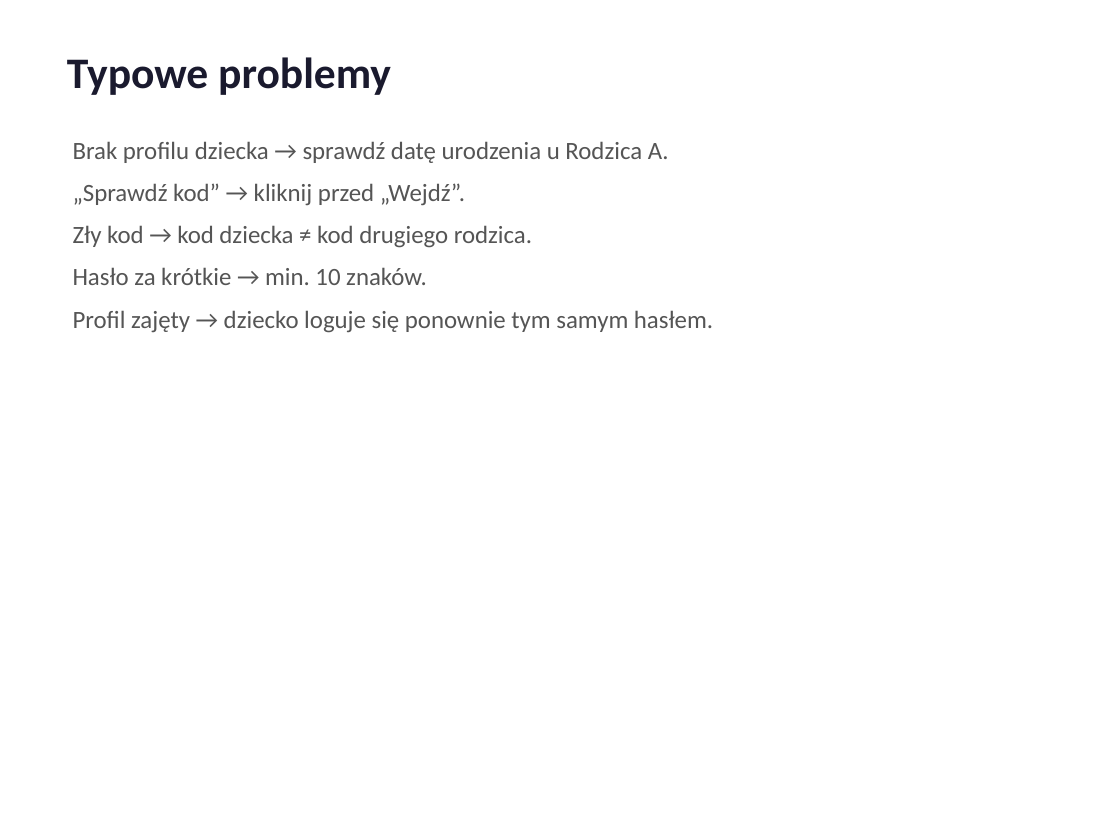
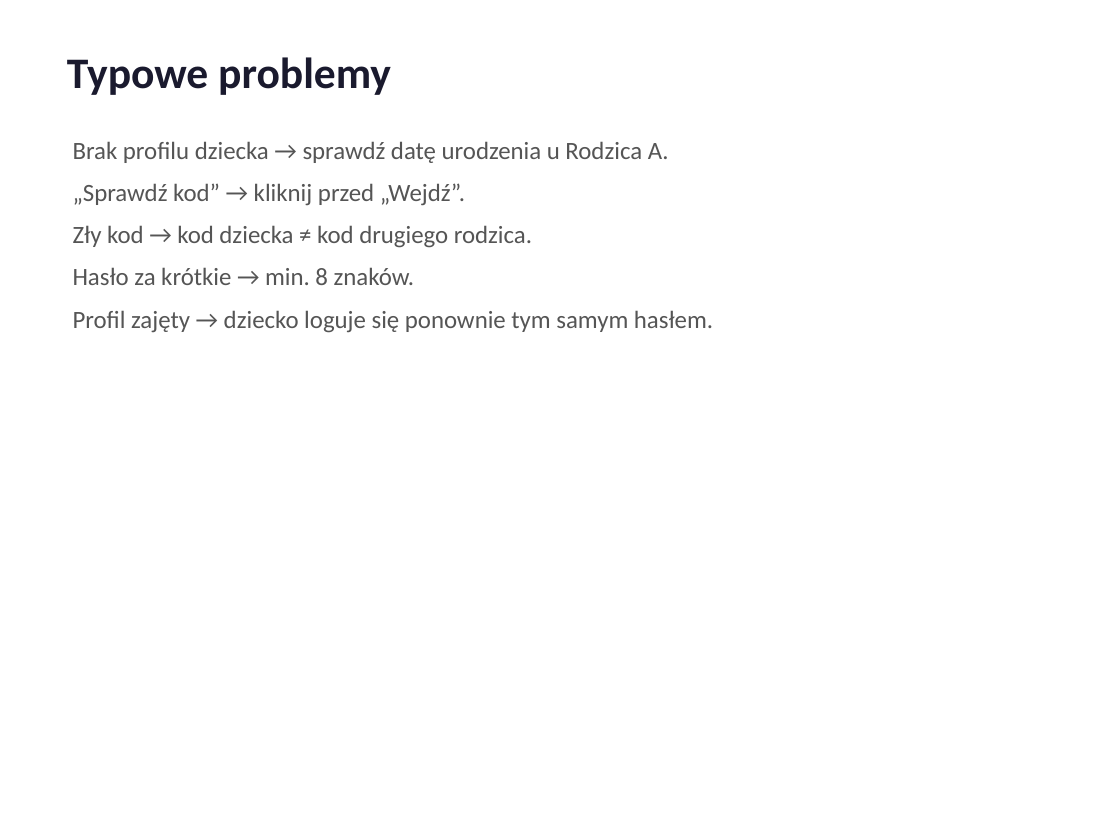
Before and after one commit to coparentes-cmd/Coparentes-App-vol-2, a slide deck: slide 11 of docs/instrukcja-nowa-rodzina.pptx. Drawn at 1120x840 pixels with LibreOffice and Linux fonts; fonts in the diff are those of the drawing. Boxes give left, top, right and bottom in pixels: in the first picture for what was removed or moved away, otherwise in the second. Text is boxed around its words. In the diff, an @@ line names an element or a change of style, - is before the commit and + after.

```diff
--- a/docs/instrukcja-nowa-rodzina.pptx
+++ b/docs/instrukcja-nowa-rodzina.pptx
@@ text at [73, 267, 415, 285]: text changed @@
-Hasło za krótkie → min. 10 znaków.
+Hasło za krótkie → min. 8 znaków.
```
Also in this commit, not shown: 2 other slides changed, 12 other files.
